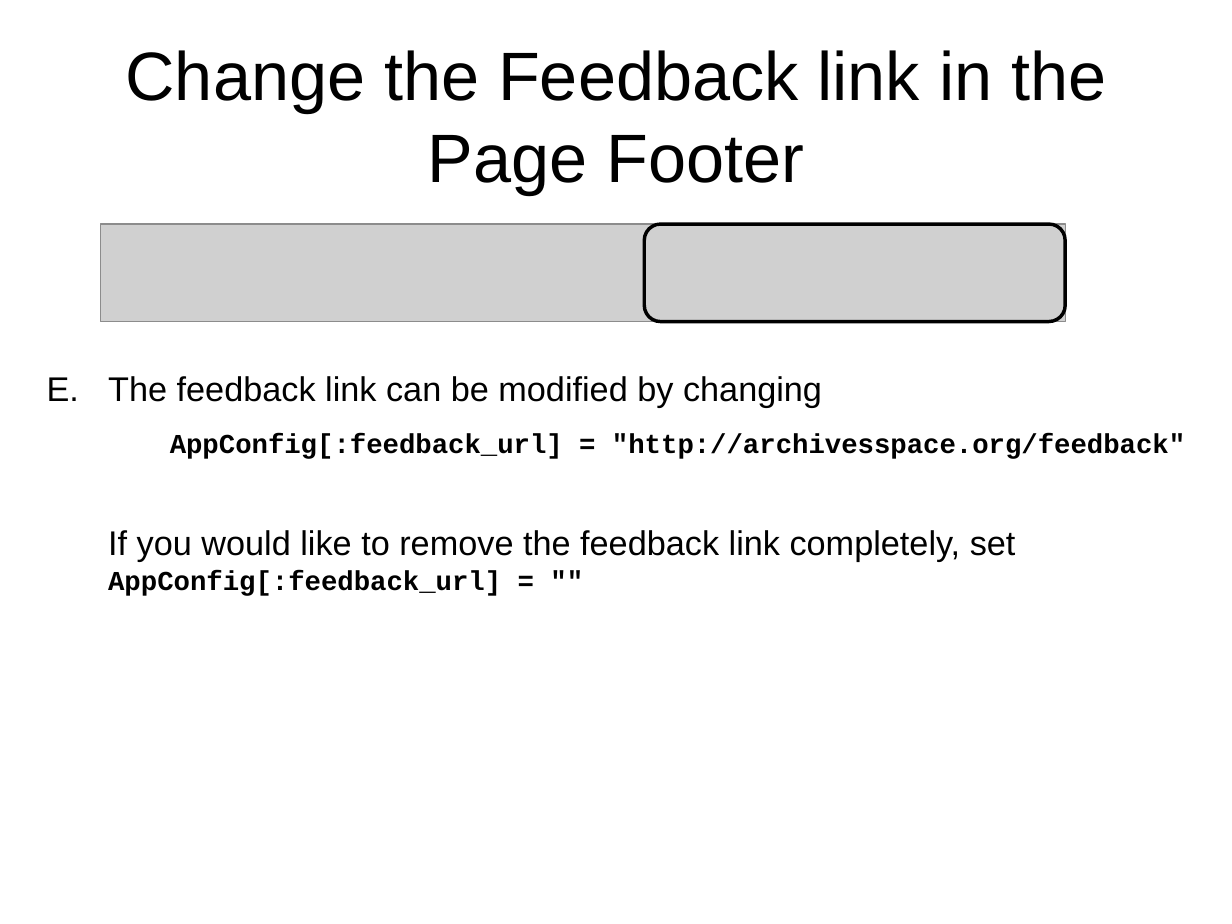
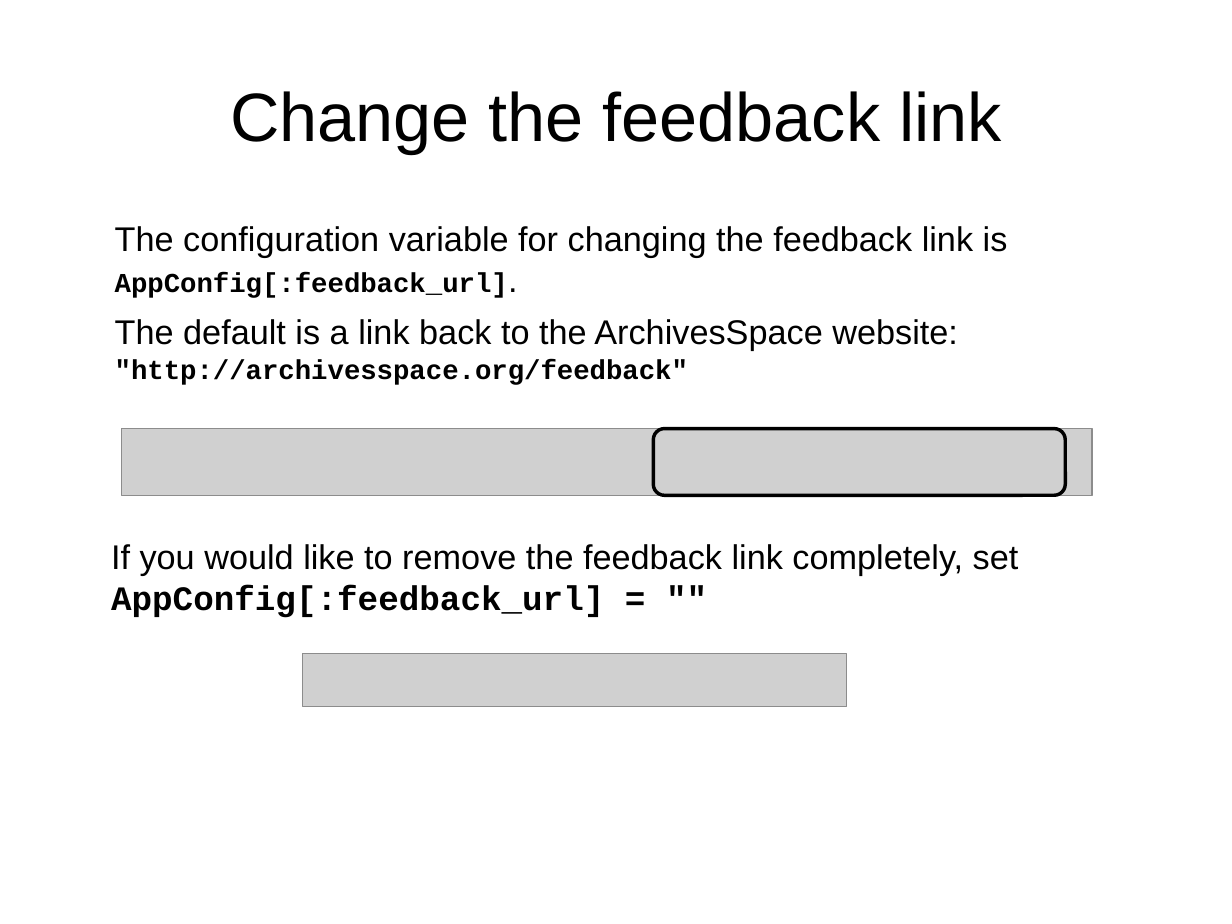
Before and after one commit to archivesspace/tech-docs, a slide deck: slide 10 of customization/customizing_PUI_examples/OnlineForumCustomizing.pptx (slide 7 before the commit). Drawn at 1232x924 pixels with LibreOffice and Linux fonts; fonts in the diff are those of the drawing; grey boxes stand for pictures; background and template pictures are left out. Boxes give left, top, right and bottom in pixels: in the first picture for what was removed or moved away, otherwise in the second. Text is boxed around its words. In the diff, an @@ line names an element or a change of style, - is before the commit and + after.

Commit message:
Update presentation with more example screenshots

```diff
--- a/customization/customizing_PUI_examples/OnlineForumCustomizing.pptx
+++ b/customization/customizing_PUI_examples/OnlineForumCustomizing.pptx
@@ title at (x1=230, y1=91, x2=1002, y2=153): text changed @@
-Change the Feedback link in the Page Footer
+Change the feedback link
@@ picture removed at (x1=100, y1=224, x2=1064, y2=322) @@
@@ text at (x1=115, y1=226, x2=1008, y2=385): text changed @@
-E. The feedback link can be modified by changing
-AppConfig[:feedback_url] = "http://archivesspace.org/feedback"
-  If you would like to remove the feedback link completely, set AppConfig[:feedback_url] = ""
+The configuration variable for changing the feedback link is AppConfig[:feedback_url].
+The default is a link back to the ArchivesSpace website: "http://archivesspace.org/feedback"
@@ picture added at (x1=122, y1=429, x2=1093, y2=495) @@
@@ rounded rectangle resized from (x1=644, y1=224, x2=1066, y2=322) to (x1=653, y1=429, x2=1064, y2=495) @@
@@ text added at (x1=111, y1=544, x2=1019, y2=618), 20 pt, text #000000 @@
+If you would like to remove the feedback link completely, set
+AppConfig[:feedback_url] = ""
@@ picture added at (x1=303, y1=654, x2=848, y2=707) @@
```
Also in this commit, not shown: 8 other slides changed, 5 slides added, 2 slides removed, 1 other file.
